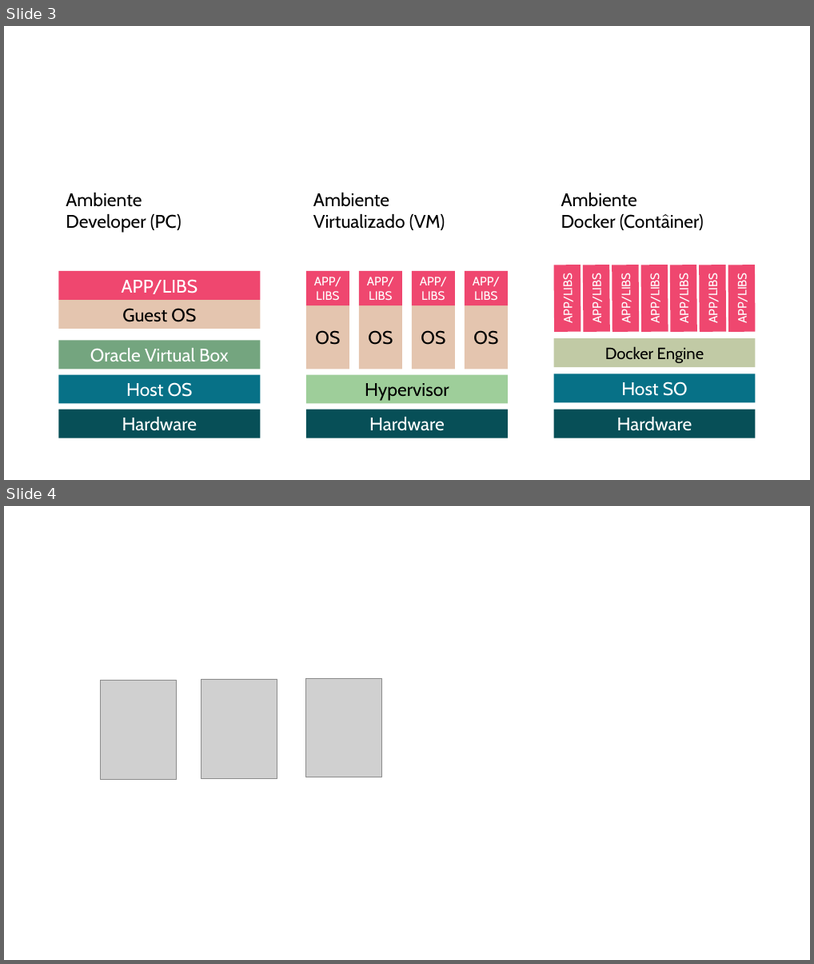
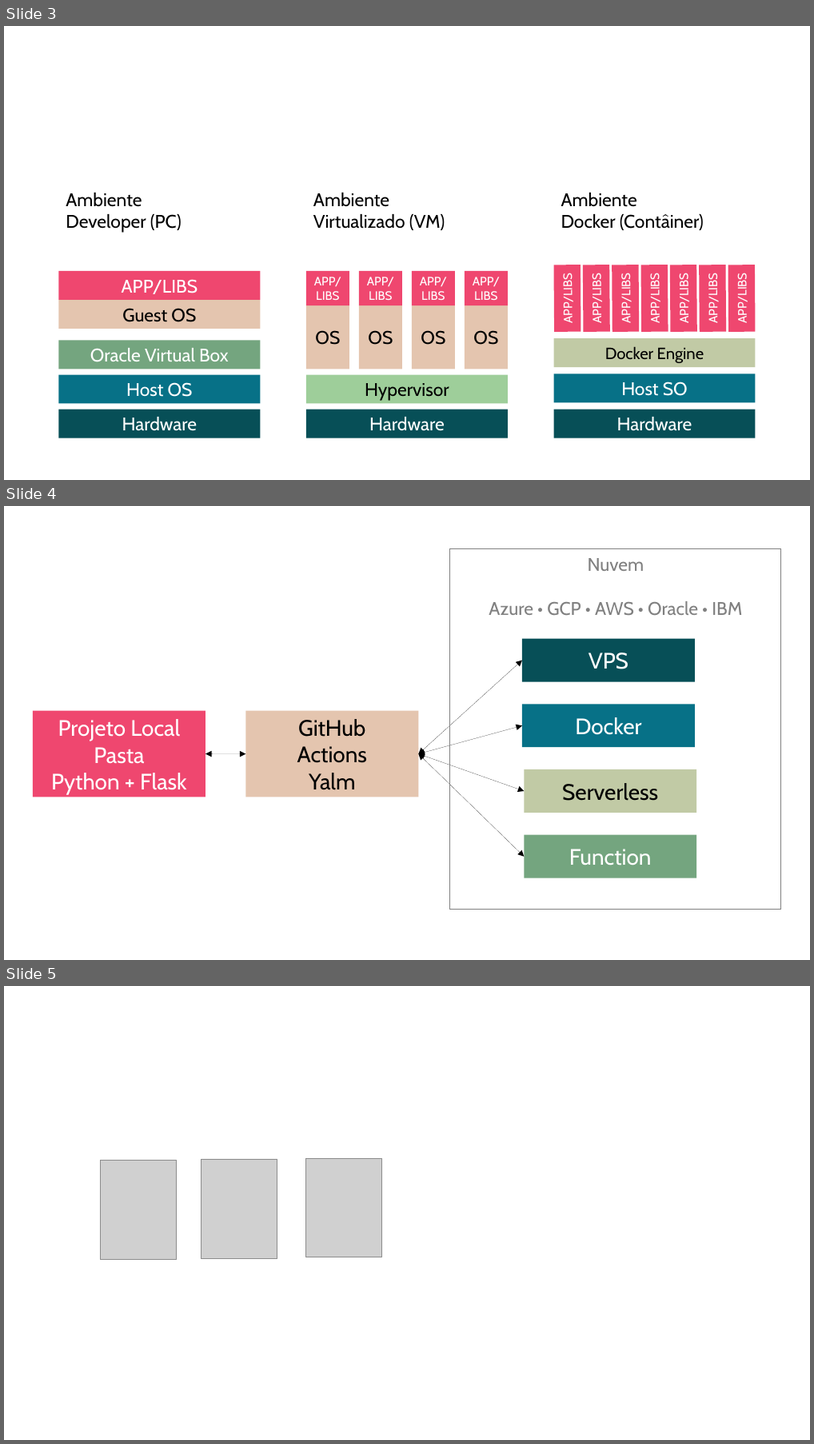
Before and after one commit to danielscarvalho/Insper-Data-Science-Deploy, a slide deck: img/img-aux.odp. Shown one above the other, each under a label of ours: slides 3 and 4 before the commit, slides 3, 4 and 5 after it. The pictures are 814x964 and 814x1444 pixels, drawn with LibreOffice and Linux fonts; fonts in the diff are those of the drawing; grey boxes stand for pictures. Boxes give left, top, right and bottom in pixels: in the first picture for what was removed or moved away, otherwise in the second. Text is boxed around its words. In the diff, an @@ line names an element or a change of style, - is before the commit and + after.

```diff
--- a/img/img-aux.odp
+++ b/img/img-aux.odp
@@ slide 4 added at <box>4,506,810,960</box>, background #FFFFFF @@
@@ rectangle added at <box>450,549,782,909</box>, outline #808080 0 pt, 18 pt, text #808080 @@
+Nuvem
+Azure • GCP • AWS • Oracle • IBM
@@ rectangle added at <box>523,639,695,682</box>, fill #074F57, 22 pt, text #FFFFFF @@
+VPS
@@ double arrow added from (419, 754) to (523, 660), #000000 0 pt @@
@@ rectangle added at <box>33,711,206,797</box>, fill #EF476F, 22 pt, text #FFFFFF @@
+Projeto Local
+Pasta
+Python + Flask
@@ rectangle added at <box>246,711,419,797</box>, fill #E4C5AF, 22 pt, text #000000 @@
+GitHub
+Actions
+Yalm
@@ rectangle added at <box>523,704,695,747</box>, fill #077187, 22 pt, text #FFFFFF @@
+Docker
@@ double arrow added from (419, 754) to (523, 725), #000000 0 pt @@
@@ double arrow added from (206, 754) to (246, 754), #000000 0 pt @@
@@ double arrow added from (419, 754) to (524, 856), #000000 0 pt @@
@@ double arrow added from (419, 754) to (524, 791), #000000 0 pt @@
@@ rectangle added at <box>524,769,697,812</box>, fill #C1CAA5, 22 pt, text #000000 @@
+Serverless
@@ rectangle added at <box>524,835,697,878</box>, fill #74A57F, 22 pt, text #FFFFFF @@
+Function
@@ what was slide 4 is now slide 5 @@
```
Also in this commit, not shown: 5 other files.
